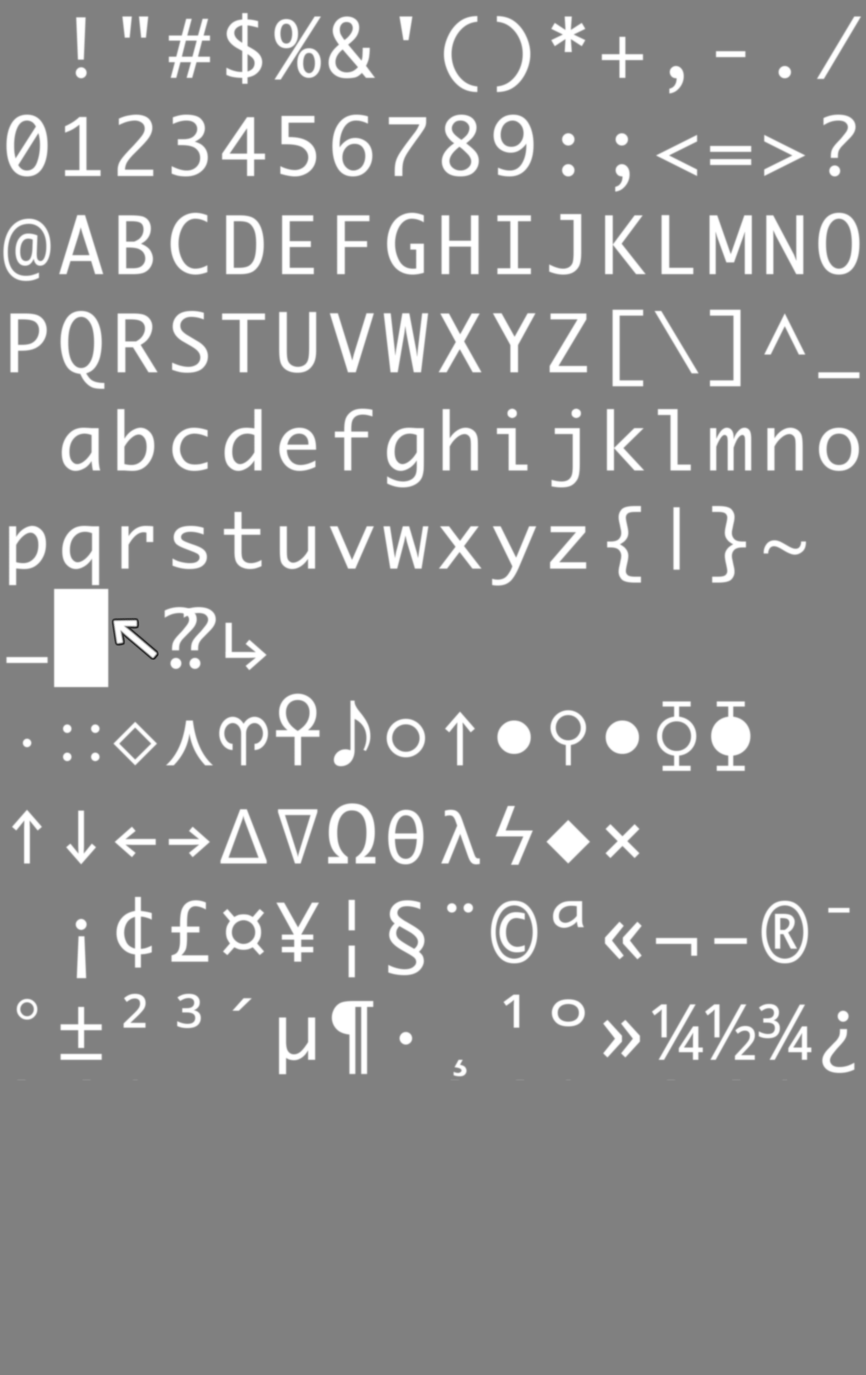
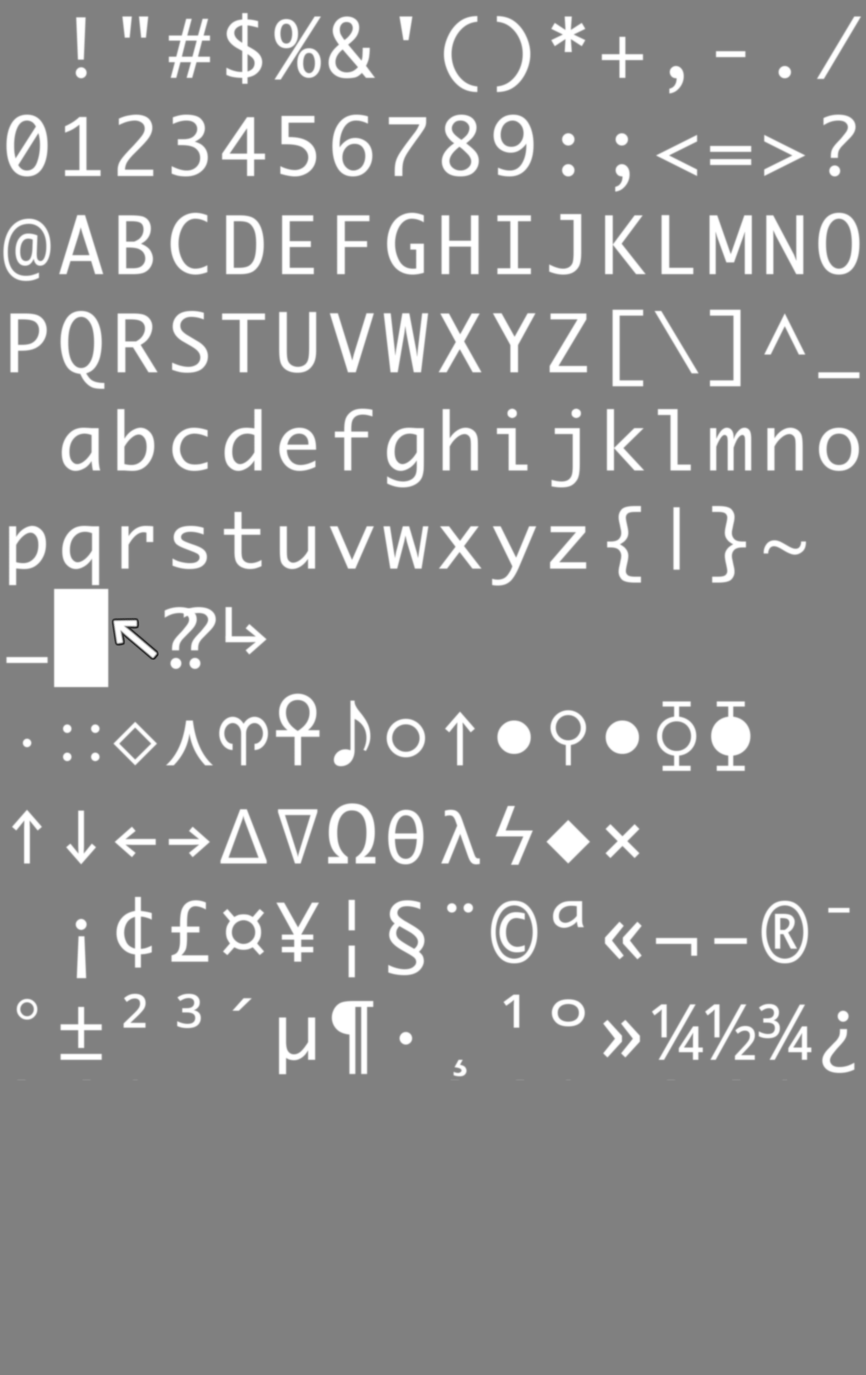
Layers edited between the first and the second 866px x 1375px image:
added layer "Pasted Layer" above "tiles.png" over [223, 605, 268, 657]
painted on "tiles.png" over [223, 620, 268, 672]
